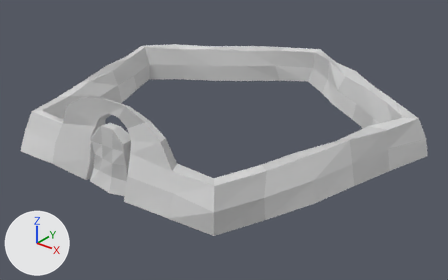
An edit to the Blender file Assets/Models/Structures/Igloo.blend, drawn before and after from the same camera.
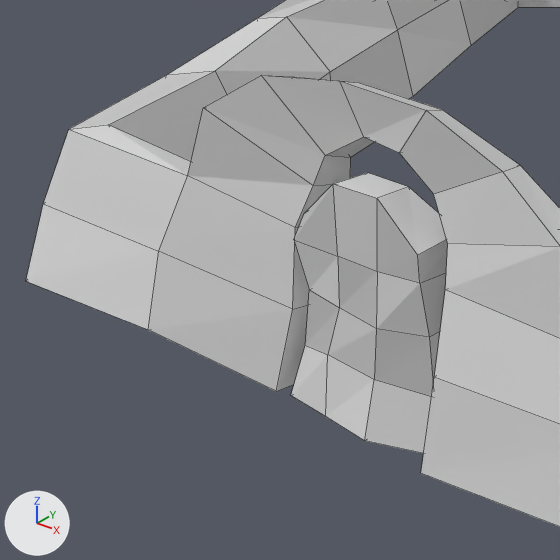
Old and new are each drawn whole from a 50 mm camera at (29.02, -36.49, 21.29) aimed at (0.37, -0.68, -0.92) and again close up on the part from 3% to 36% of the width and 28% to 80% of the height. The lights are fixed; the arrows at lower left show +X, +Y and +Z. The close-ups show mesh edges as thin lines.

Script lines for the objects in view, before the commit:
```python
me_circle = bpy.data.meshes.new('Circle')
me_circle.from_pydata(...)  # 174 vertices, 174 faces; spans x -15.3..15.1, y -13.4..16.2, z 0.0..6.0
me_circle.materials.append(mat_colour_palette___desaturated_png)  # picture img_colour_palette___desaturated_png
me_cube_001 = bpy.data.meshes.new('Cube.001')
me_cube_001.from_pydata(...)  # 40 vertices, 38 faces; spans x -1.6..1.91, y -13.29..-10.77, z 0.0..4.35
me_cube_001.materials.append(mat_colour_palette___desaturated_png)  # picture img_colour_palette___desaturated_png
ob_igloo = bpy.data.objects.new('Igloo', me_circle)
ob_igloo.location = (0.0, 0.0, 0.0)
ob_igloo_door = bpy.data.objects.new('Igloo door', me_cube_001)
ob_igloo_door.location = (0.0, 0.0, 0.0)
```
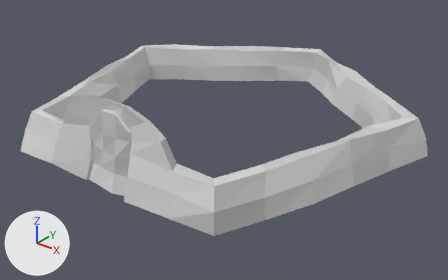
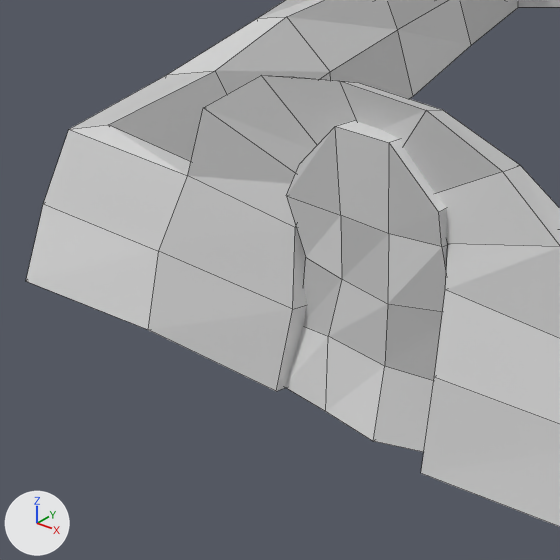
Where the change shows, as pixel boxes [x1, y1, x2, y2] in the close-ups (560 x 560 px):
'Igloo door', mesh rescaled, moved
    before: [291, 173, 448, 453]
    after: [286, 120, 448, 452]

Diff of the bpy script that builds the scene:
```diff
--- a/Assets/Models/Structures/Igloo.blend.py
+++ b/Assets/Models/Structures/Igloo.blend.py
@@ me_cube_001 @@
 me_cube_001.from_pydata(...)  # 40 vertices, 38 faces; spans x -1.6..1.91, y -13.29..-10.77, z 0.0..4.35
 # used by ob_igloo_door; location = (0.0, 0.0, 0.0)
+# me_cube_001 part 1: the whole mesh is scaled about its middle by 1.22, then moved by (-0.06, 12.02, 0.48)
 me_cube_001.materials.append(mat_colour_palette___desaturated_png)
@@ ob_igloo_door @@
 ob_igloo_door = bpy.data.objects.new('Igloo door', me_cube_001)
-ob_igloo_door.location = (0.0, 0.0, 0.0)
+ob_igloo_door.location = (0.07, -11.65, 0.0)
```
